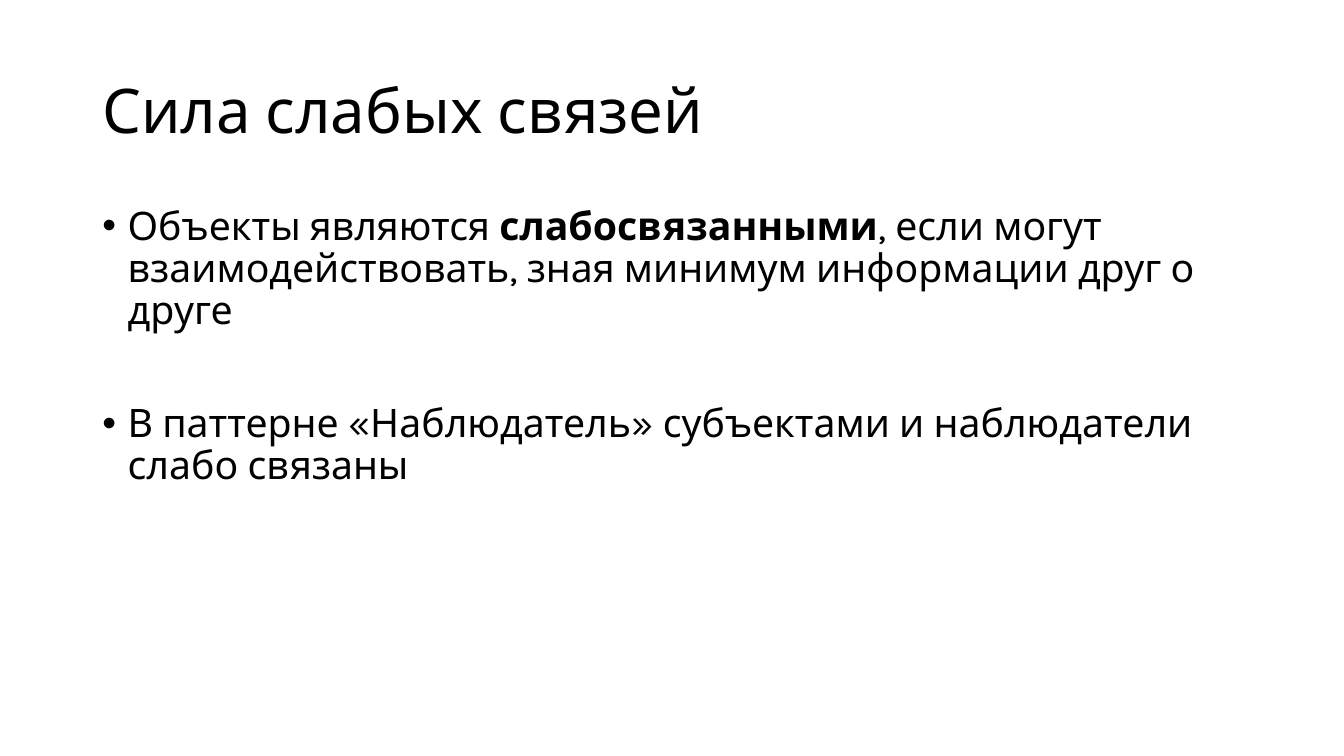
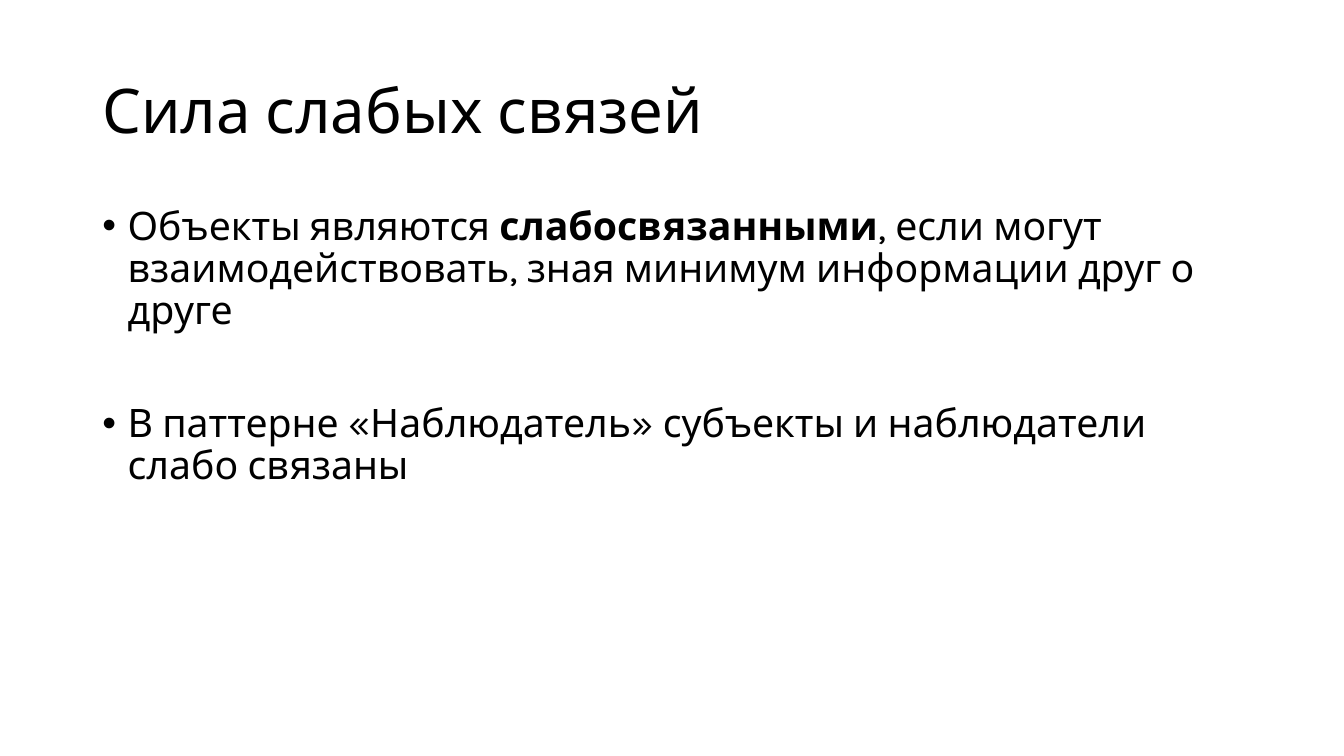
Before and after one commit to alexey-malov/ood, a slide deck: slide 23 of lectures/02.observer/observer.pptx. Drawn at 1344x756 pixels with LibreOffice and Linux fonts; fonts in the diff are those of the drawing. Boxes give left, top, right and bottom in pixels: in the first picture for what was removed or moved away, otherwise in the second. Text is boxed around its words. In the diff, an @@ line names an element or a change of style, - is before the commit and + after.

Commit message:
Обновил лекцию по паттерну "Наблюдатель"

```diff
--- a/lectures/02.observer/observer.pptx
+++ b/lectures/02.observer/observer.pptx
@@ text at (128, 407, 1147, 480): text changed @@
-• В паттерне «Наблюдатель» субъектами и наблюдатели слабо связаны
+• В паттерне «Наблюдатель» субъекты и наблюдатели слабо связаны
```
Also in this commit, not shown: 10 other slides changed, 2 slides added, 12 other files.
